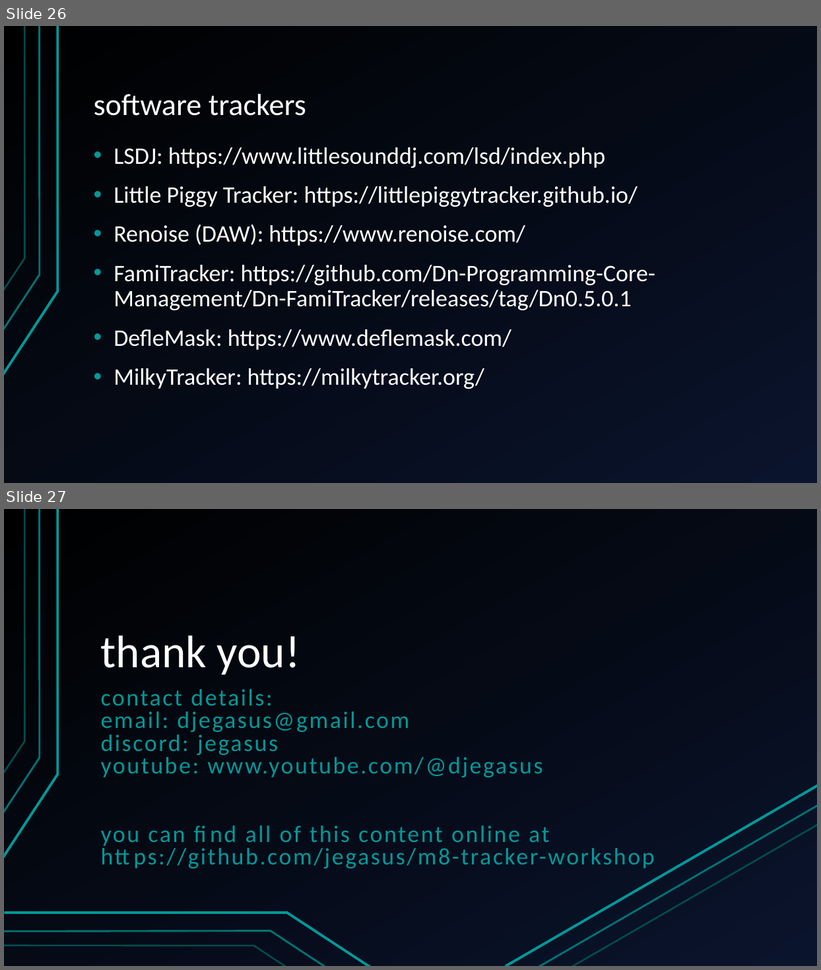
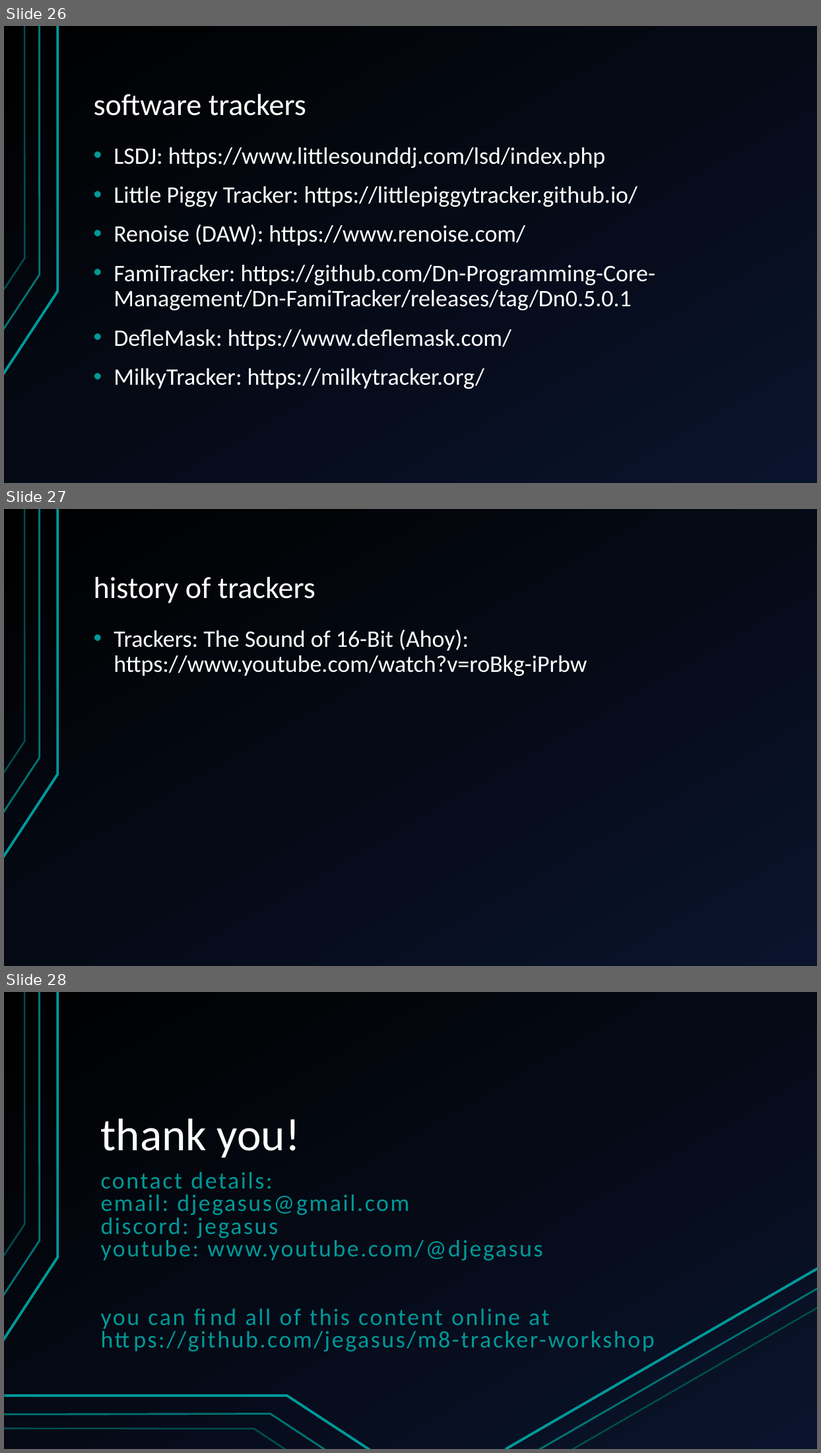
Before and after one commit to jegasus/m8-tracker-workshop, a slide deck: slides_v1.odp. Shown one above the other, each under a label of ours: slides 26 and 27 before the commit, slides 26, 27 and 28 after it. The pictures are 821x970 and 821x1453 pixels, drawn with LibreOffice and Linux fonts; fonts in the diff are those of the drawing. Boxes give left, top, right and bottom in pixels: in the first picture for what was removed or moved away, otherwise in the second. Text is boxed around its words. In the diff, an @@ line names an element or a change of style, - is before the commit and + after.

```diff
--- a/slides_v1.odp
+++ b/slides_v1.odp
@@ slide 27 added at [4, 509, 817, 966], background gradient #000000 to #0A142C; not listed: 3 template elements that a slide beside it also shows @@
@@ title added at [94, 577, 316, 603], 36 pt, text #FFFFFF @@
+history of trackers
@@ text added at [114, 630, 587, 676], 28 pt, text #FFFFFF @@
+• Trackers: The Sound of 16-Bit (Ahoy): https://www.youtube.com/watch?v=roBkg-iPrbw
@@ what was slide 27 is now slide 28 @@
```
Also in this commit, not shown: 3 slides changed, 1 other slide added, 1 slide removed.
